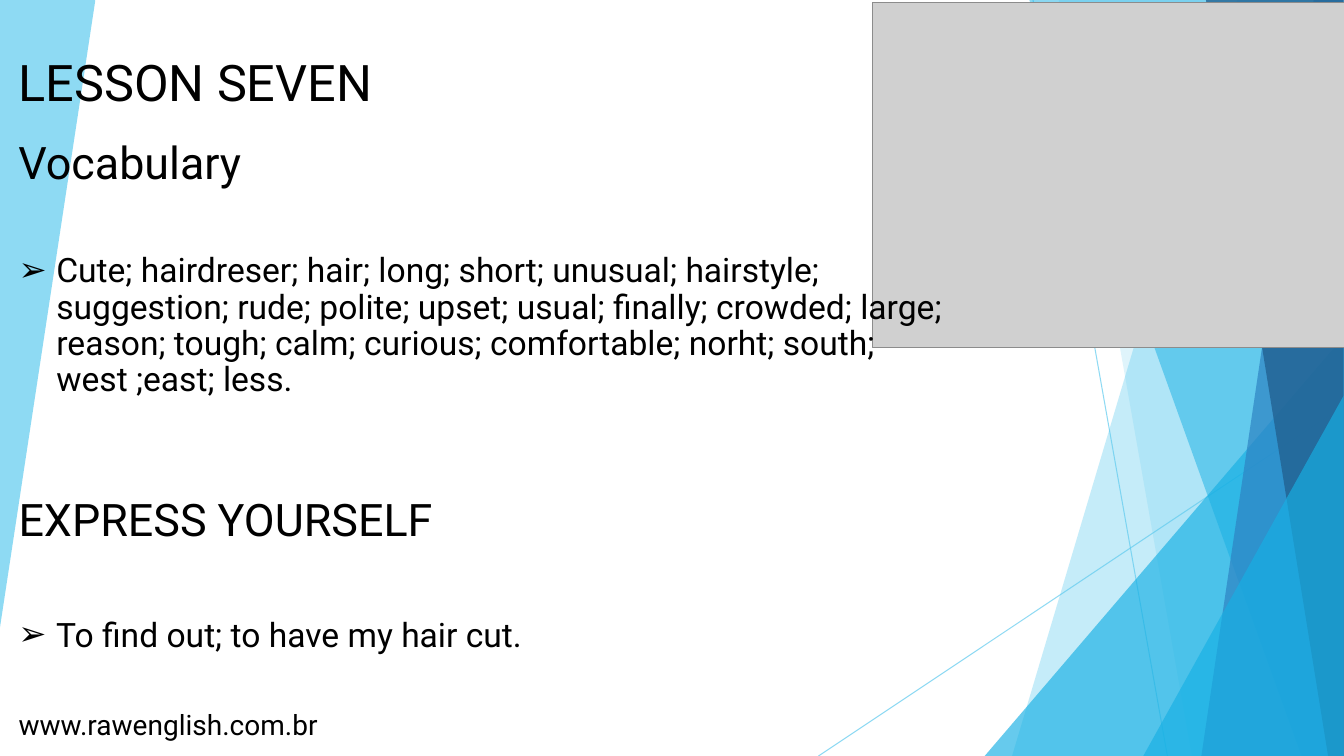
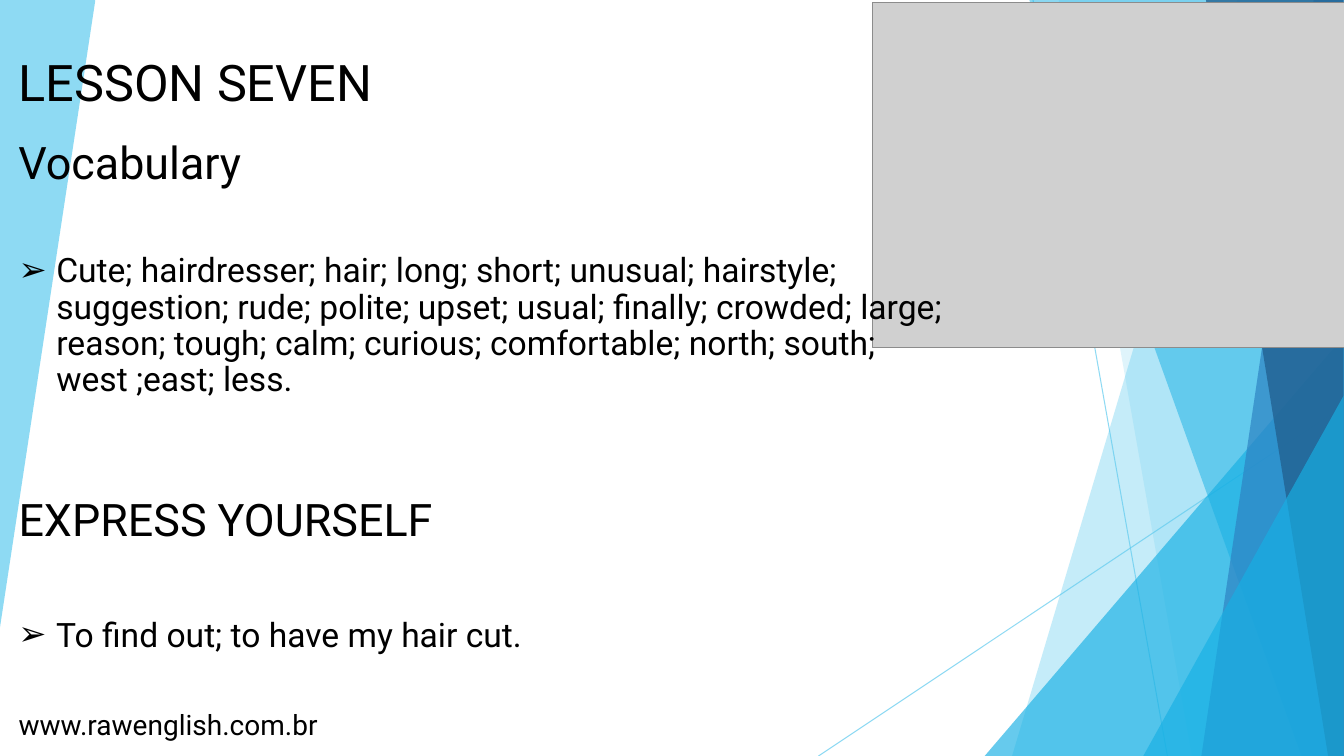
Before and after one commit to rawdre/ai-consulting, a slide deck: slide 22 of books/book-three-raw-english.pptx (slide 16 before the commit). Drawn at 1344x756 pixels with LibreOffice and Linux fonts; fonts in the diff are those of the drawing; grey boxes stand for pictures. Boxes give left, top, right and bottom in pixels: in the first picture for what was removed or moved away, otherwise in the second. Text is boxed around its words. In the diff, an @@ line names an element or a change of style, - is before the commit and + after.

```diff
--- a/books/book-three-raw-english.pptx
+++ b/books/book-three-raw-english.pptx
@@ text at box(56, 252, 941, 396): text changed @@
-➢ Cute; hairdreser; hair; long; short; unusual; hairstyle; suggestion; rude; polite; upset; usual; finally; crowded; large; reason; tough; calm; curious; comfortable; norht; south; west ;east; less.
+➢ Cute; hairdresser; hair; long; short; unusual; hairstyle; suggestion; rude; polite; upset; usual; finally; crowded; large; reason; tough; calm; curious; comfortable; north; south; west ;east; less.
```
Also in this commit, not shown: 6 other slides changed, 10 slides added.
